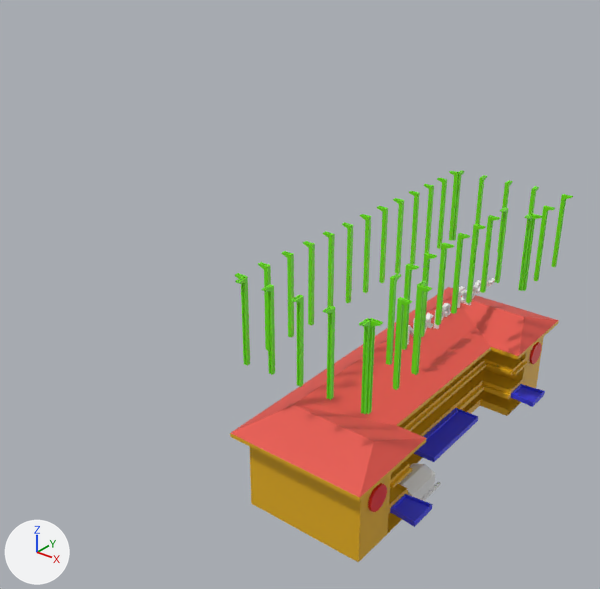
A saved change to the glTF model apps/frontend/public/3D_Models/coe_Building.glb.
The view is the same before and after, from a 50 mm lens placed at (37.4, -75.7, 62.3), pointed at (-20.4, -3.5, 17.5). Every picture has the same lights, and +X, +Y and +Z are marked at lower left. The picture after the commit comes second. Where no turn or scale is listed for an object, it has been applied to the vertices.
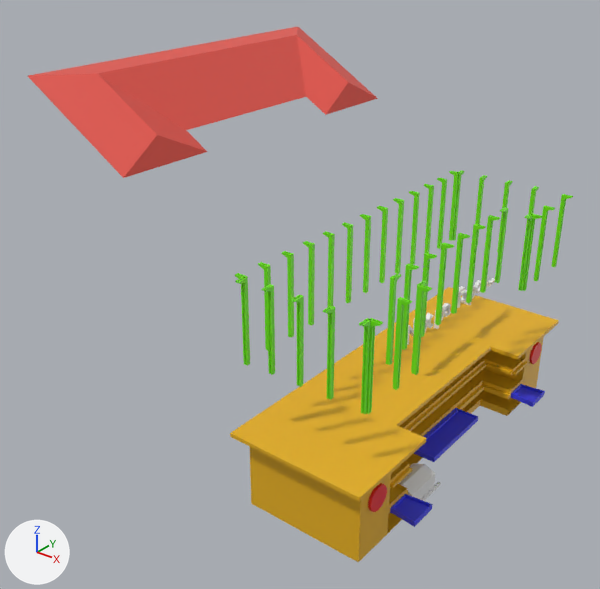
The edits, one by one:
Object 'Cube.018' (ob_cube_018) moves from (-4.0, -13.8, 0.3) to (-38.7, -13.8, 30.5).
Object 'Cube.018' (ob_cube_018) turns from (0, 0, 0) to (0, 31, 0) degrees about x, y and z.

Boxes (x1, y1, x2, y2) around the edits, measured in the pictures (600 x 589 px):
'Cube.018', moved, turned: before (231, 287, 559, 498); after (28, 26, 378, 178)
'Cube', unchanged, uncovered by the edit: before (230, 321, 559, 562); after (230, 287, 559, 562)
